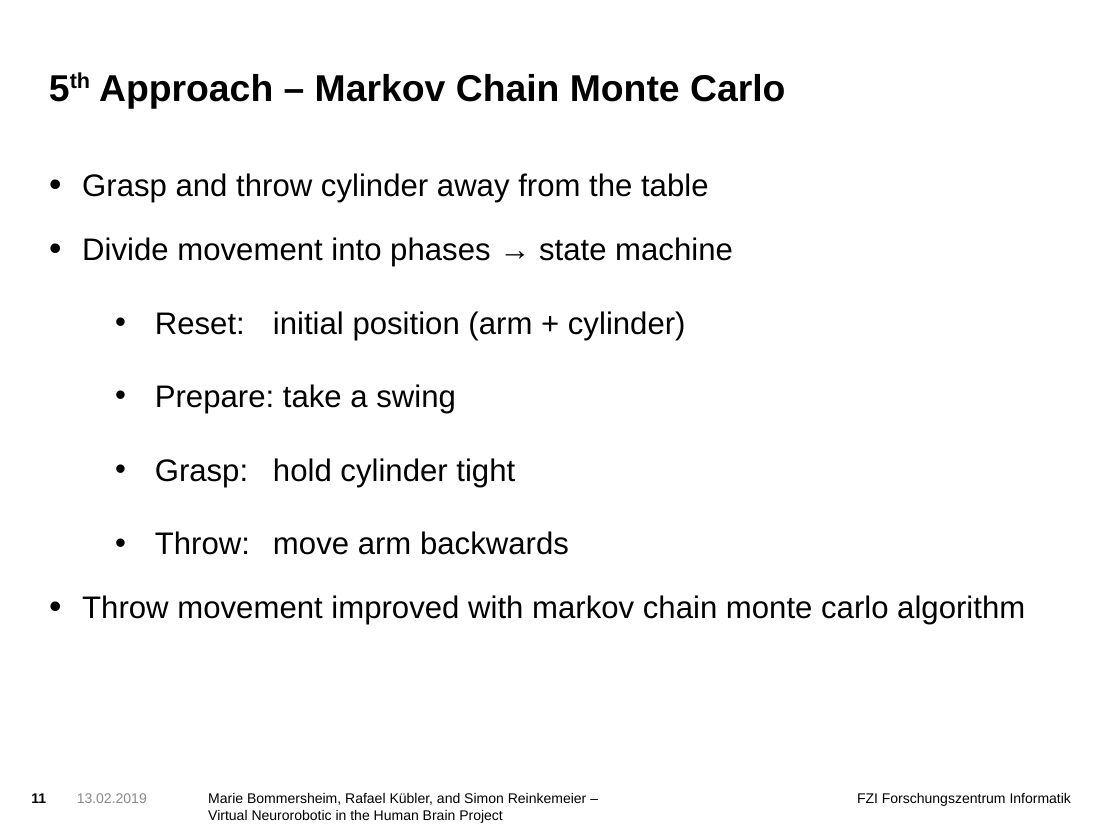
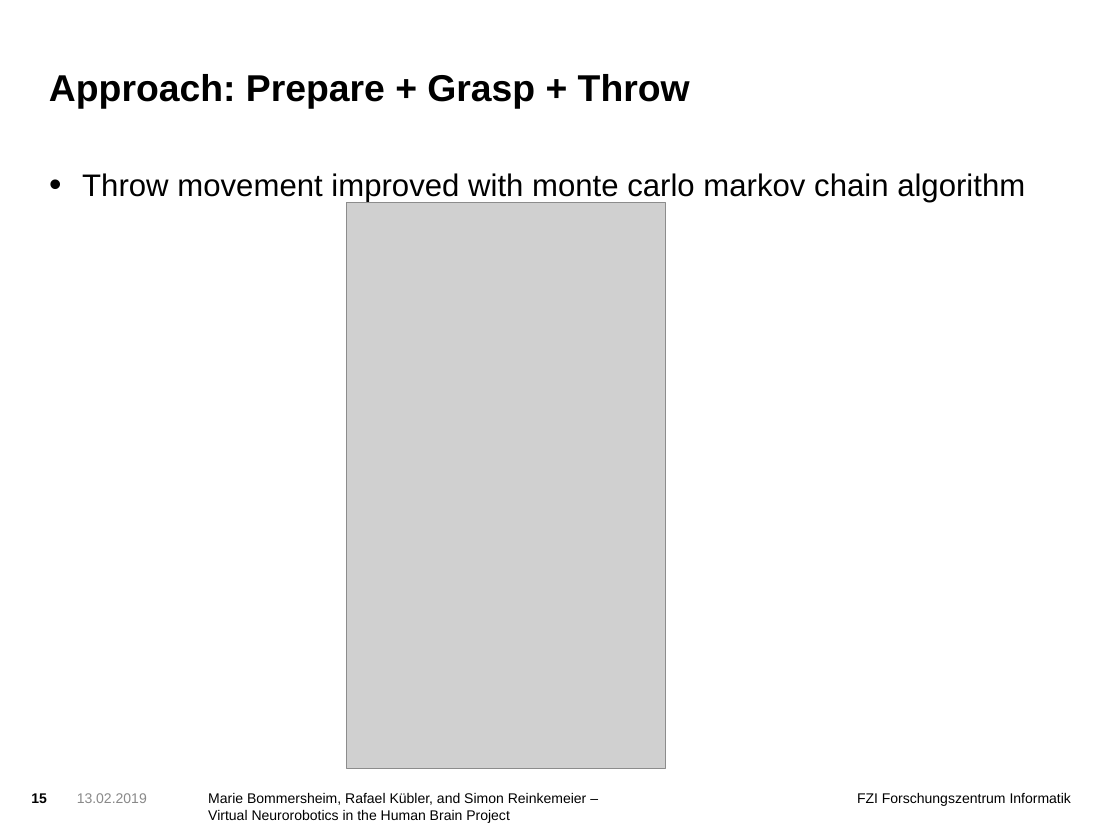
Before and after one commit to simonre/hbpprak_2018_throwing, a slide deck: slide 15 of Präsentation.odp (slide 11 before the commit). Drawn at 1120x840 pixels with LibreOffice and Linux fonts; fonts in the diff are those of the drawing; grey boxes stand for pictures; background and template pictures are left out. Boxes give left, top, right and bottom in pixels: in the first picture for what was removed or moved away, otherwise in the second. Text is boxed around its words. In the diff, an @@ line names an element or a change of style, - is before the commit and + after.

```diff
--- a/Präsentation.odp
+++ b/Präsentation.odp
@@ title at bbox=[49, 74, 690, 108]: text changed @@
-5th Approach – Markov Chain Monte Carlo
+Approach: Prepare + Grasp + Throw
@@ text at bbox=[82, 173, 1025, 203]: text changed @@
-• Grasp and throw cylinder away from the table
-• Divide movement into phases → state machine
-  • Reset: initial position (arm + cylinder)
-  • Prepare: take a swing
-  • Grasp: hold cylinder tight
-  • Throw: move arm backwards
-• Throw movement improved with markov chain monte carlo algorithm
+• Throw movement improved with monte carlo markov chain algorithm
@@ picture added at bbox=[347, 203, 665, 769] @@
@@ page number at bbox=[31, 793, 47, 803]: text changed @@
-11
+15
@@ text at bbox=[208, 810, 510, 823]: text changed @@
-Virtual Neurorobotic in the Human Brain Project
+Virtual Neurorobotics in the Human Brain Project
```
Also in this commit, not shown: 13 other slides changed, 10 slides added.
